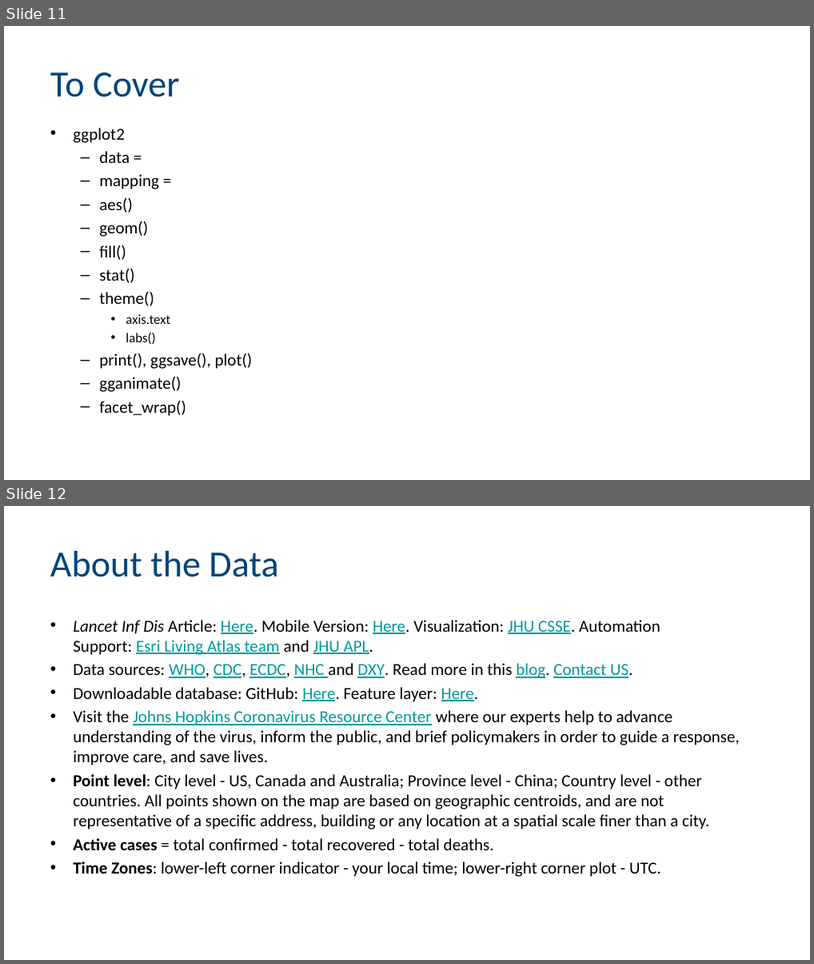
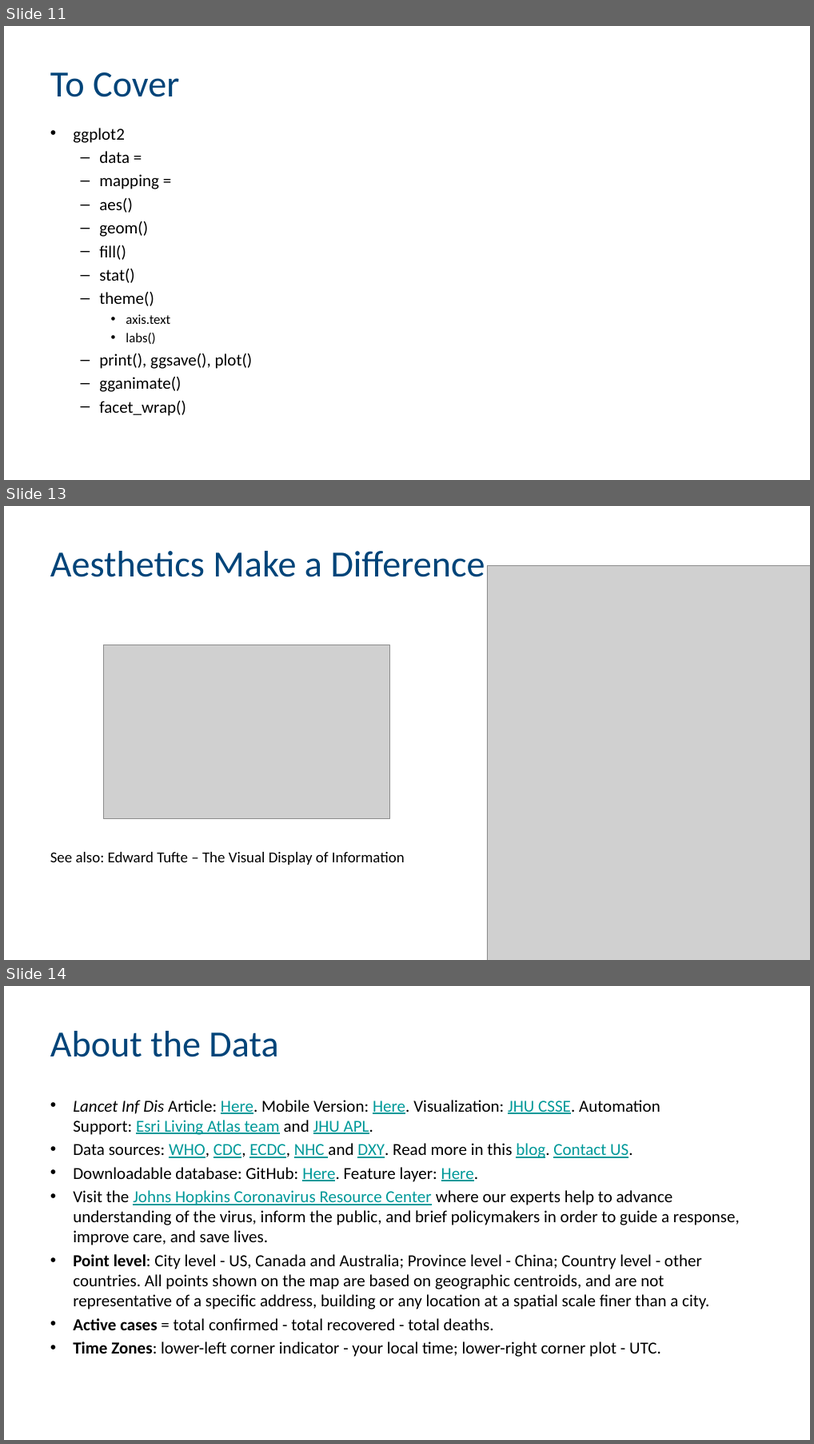
Before and after one commit to AcademicDataCentre/data_visualization, a slide deck: ggplot2.pptx. Shown one above the other, each under a label of ours: slides 11 and 12 before the commit, slides 11, 13 and 14 after it; the slides between them are not shown. The pictures are 814x964 and 814x1444 pixels, drawn with LibreOffice and Linux fonts; fonts in the diff are those of the drawing; grey boxes stand for pictures; background and template pictures are left out. Boxes give left, top, right and bottom in pixels: in the first picture for what was removed or moved away, otherwise in the second. Text is boxed around its words. In the diff, an @@ line names an element or a change of style, - is before the commit and + after.

```diff
--- a/ggplot2.pptx
+++ b/ggplot2.pptx
@@ slide 13 added at [4, 506, 810, 960], background #FFFFFF @@
@@ title added at [50, 551, 486, 577], 44 pt, text #004479 @@
+Aesthetics Make a Difference
@@ picture added at [487, 566, 810, 960] @@
@@ picture added at [103, 644, 390, 819] @@
@@ text added at [50, 852, 405, 864], 18 pt, text #000000 @@
+See also: Edward Tufte – The Visual Display of Information
@@ what was slide 12 is now slide 14 @@
```
Also in this commit, not shown: 1 other slide added.
